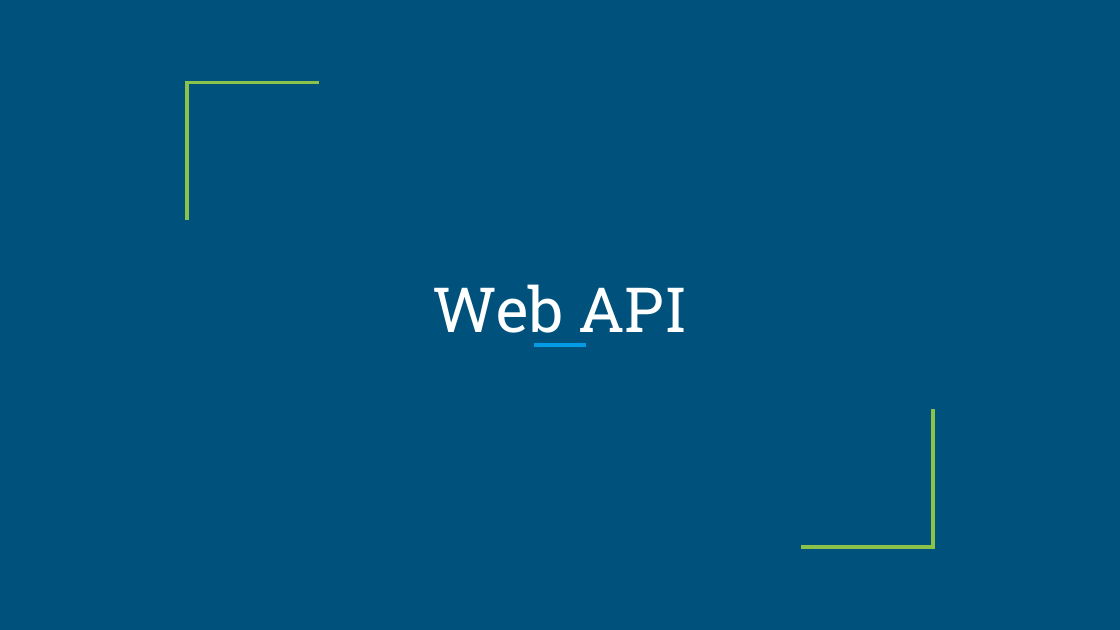
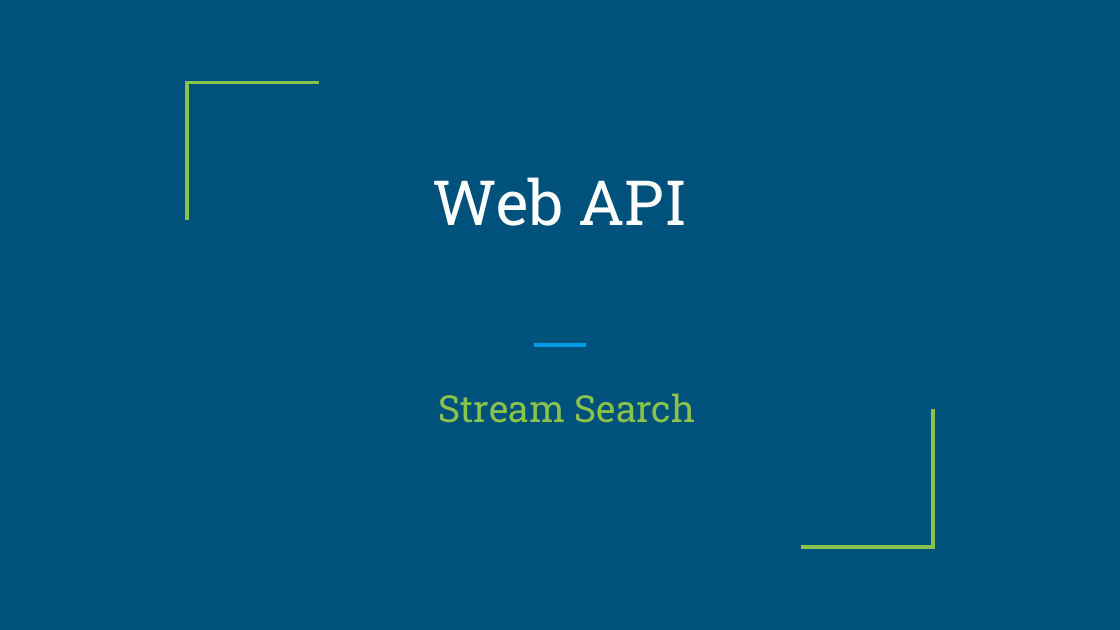
Before and after one commit to bartekb4/ApiExcercises, a slide deck: slide 1 of WEB API.pptx. Drawn at 1120x630 pixels with LibreOffice and Linux fonts; fonts in the diff are those of the drawing. Boxes give left, top, right and bottom in pixels: in the first picture for what was removed or moved away, otherwise in the second. Text is boxed around its words. In the diff, an @@ line names an element or a change of style, - is before the commit and + after.

```diff
--- a/WEB API.pptx
+++ b/WEB API.pptx
@@ title "Web API" rewrapped from [432, 284, 687, 347] to [432, 177, 687, 226] @@
@@ subtitle added at [439, 393, 696, 423], 24 pt, text #8BC34A @@
+Stream Search
```
Also in this commit, not shown: 1 other slide changed, 1 slide added, 1 slide removed.
